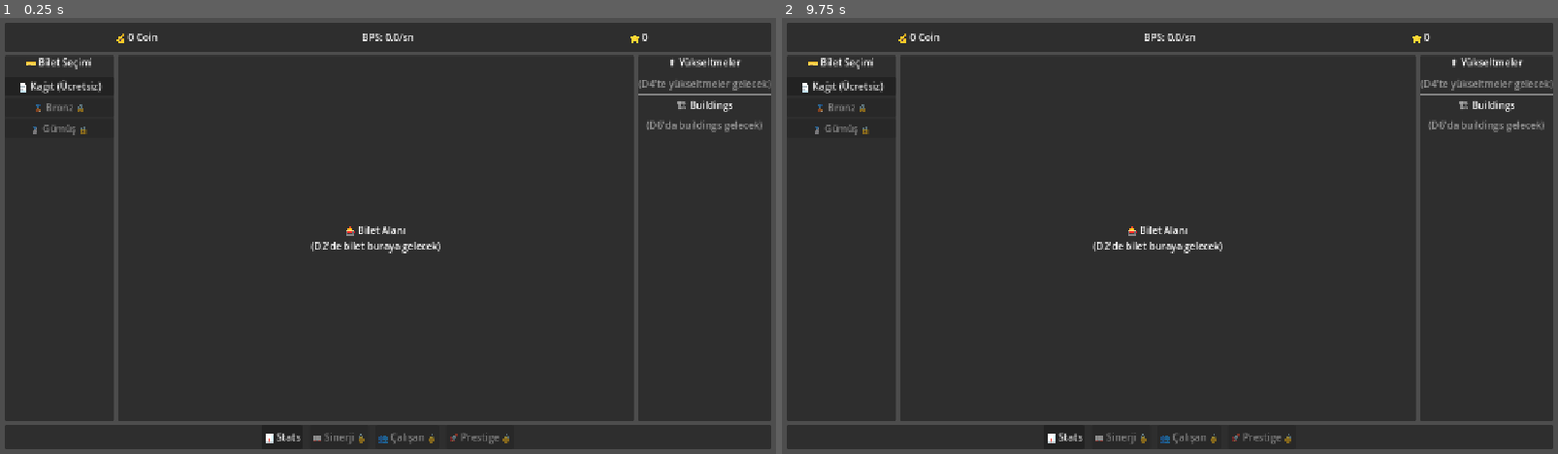
Above: before the commit, frames 1-2 (left to right).
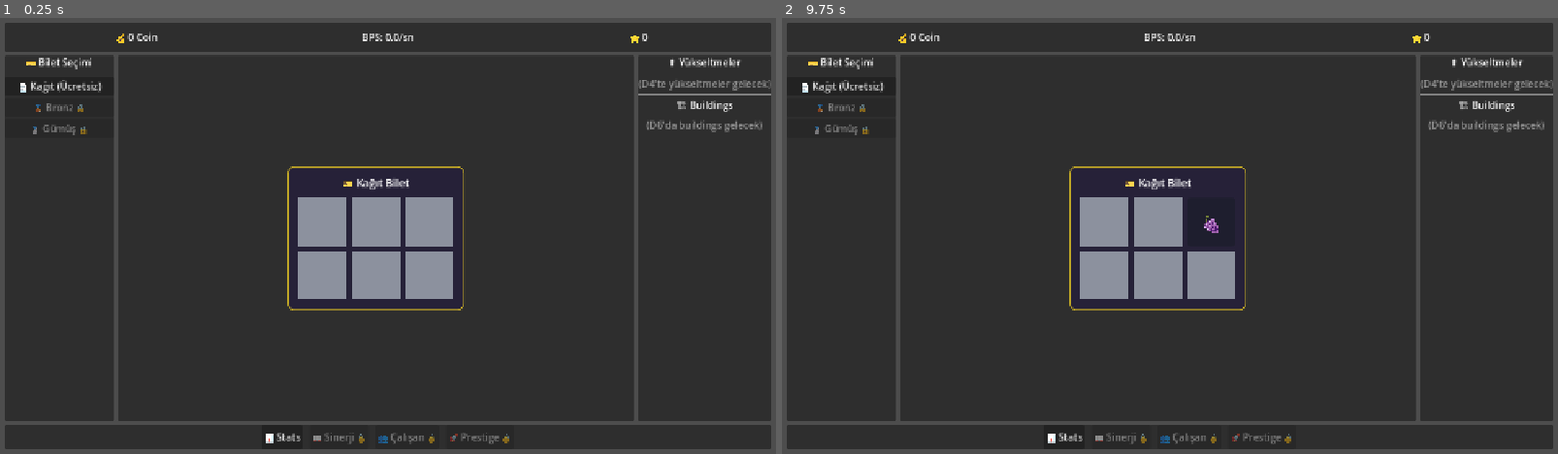
Above: after the commit, the same moments.

Repository: BYGGOLDENSTONE/scratch-and-rise
Game: Godot game, scene res://scenes/main/Main.tscn
The game is run twice, just before and just after one commit, with the same random seed, the same clock (stepped at 60 frames per second) and the same inputs.
Inputs (mouse positions are in pixels of both pictures, inside the frame that each line leads up to):
- Up to frame 1 (0.25 s): no input
- Up to frame 2 (9.75 s): click "📄 Kağıt (Ücretsiz)" at 0.5 s; click "📊 Stats" at 1.25 s; click "📄 Kağıt (Ücretsiz)" at 2 s; click "📊 Stats" at 2.75 s; click "📄 Kağıt (Ücretsiz)" at 3.5 s; click "📊 Stats" at 4.25 s; tap Enter at 5, 6.5, 8 s; move the mouse to (1340, 214) at 5.02 s; click (1340, 214) at 5.17 s; tap Space at 5.75, 7.25, 8.75 s; drag from (1014, 257) to (1131, 323) at 5.77 s; move the mouse to (1247, 140) at 6.52 s; click (1247, 140) at 6.67 s; drag from (1131, 323) to (937, 170) at 7.27 s; move the mouse to (1402, 301) at 8.02 s; click (1402, 301) at 8.17 s; drag from (937, 170) to (1053, 127) at 8.77 s; move the mouse to (1208, 236) at 9.52 s; click (1208, 236) at 9.67 s

The runs differ from the first frame. In frame 1, 4.7% of the frame differs, in the area x 37-60%, y 34-68%; in frame 2, 4.1%.

Commit message:
[D2] Bilet & kazıma mekaniği: tıkla/sürükle ile sembol açma
- TicketData: bilet türleri (kağıt/bronz/gümüş), sembol havuzları, statik veri
- ScratchArea component: tıklama + sürükleme ile kazıma, scratch/scratch_silent
- Ticket component: grid oluşturma, rastgele sembol atama, scratch_power desteği
- Bilet tamamlanınca 0.8sn bekle → yeni bilet otomatik oluşur
- Main.tscn: CenterPanel içine TicketContainer (CenterContainer) eklendi

Co-Authored-By: Claude Opus 4.6 <noreply@anthropic.com>

Diff:
--- a/scenes/main/Main.tscn
+++ b/scenes/main/Main.tscn
@@ -109,12 +109,11 @@
 layout_mode = 2
 size_flags_horizontal = 3
 
-[node name="CenterLabel" type="Label" parent="UILayer/UIRoot/VBox/ContentArea/CenterPanel"]
+[node name="TicketContainer" type="CenterContainer" parent="UILayer/UIRoot/VBox/ContentArea/CenterPanel"]
+unique_name_in_owner = true
 layout_mode = 2
-text = "🎰 Bilet Alanı
-(D2'de bilet buraya gelecek)"
-horizontal_alignment = 1
-vertical_alignment = 1
+size_flags_horizontal = 3
+size_flags_vertical = 3
 
 [node name="RightPanel" type="PanelContainer" parent="UILayer/UIRoot/VBox/ContentArea"]
 layout_mode = 2
--- /dev/null
+++ b/scenes/ticket/ScratchArea.tscn
@@ -0,0 +1,34 @@
+[gd_scene load_steps=3 format=3]
+
+[ext_resource type="Script" path="res://scripts/ticket/scratch_area.gd" id="1"]
+
+[sub_resource type="StyleBoxFlat" id="area_bg"]
+bg_color = Color(0.12, 0.12, 0.18, 1)
+corner_radius_top_left = 6
+corner_radius_top_right = 6
+corner_radius_bottom_right = 6
+corner_radius_bottom_left = 6
+
+[node name="ScratchArea" type="Panel"]
+script = ExtResource("1")
+custom_minimum_size = Vector2(80, 80)
+theme_override_styles/panel = SubResource("area_bg")
+
+[node name="SymbolLabel" type="Label" parent="."]
+layout_mode = 1
+anchors_preset = 15
+anchor_right = 1.0
+anchor_bottom = 1.0
+horizontal_alignment = 1
+vertical_alignment = 1
+visible = false
+mouse_filter = 2
+theme_override_font_sizes/font_size = 32
+
+[node name="Cover" type="ColorRect" parent="."]
+layout_mode = 1
+anchors_preset = 15
+anchor_right = 1.0
+anchor_bottom = 1.0
+mouse_filter = 2
+color = Color(0.55, 0.57, 0.62, 1)
--- /dev/null
+++ b/scenes/ticket/Ticket.tscn
@@ -0,0 +1,42 @@
+[gd_scene load_steps=3 format=3]
+
+[ext_resource type="Script" path="res://scripts/ticket/ticket.gd" id="1"]
+
+[sub_resource type="StyleBoxFlat" id="ticket_bg"]
+bg_color = Color(0.15, 0.13, 0.22, 1)
+border_width_left = 2
+border_width_top = 2
+border_width_right = 2
+border_width_bottom = 2
+border_color = Color(0.75, 0.65, 0.15, 1)
+corner_radius_top_left = 10
+corner_radius_top_right = 10
+corner_radius_bottom_right = 10
+corner_radius_bottom_left = 10
+
+[node name="Ticket" type="PanelContainer"]
+script = ExtResource("1")
+theme_override_styles/panel = SubResource("ticket_bg")
+
+[node name="Margin" type="MarginContainer" parent="."]
+layout_mode = 2
+theme_override_constants/margin_left = 16
+theme_override_constants/margin_top = 12
+theme_override_constants/margin_right = 16
+theme_override_constants/margin_bottom = 16
+
+[node name="VBox" type="VBoxContainer" parent="Margin"]
+layout_mode = 2
+theme_override_constants/separation = 12
+
+[node name="TitleLabel" type="Label" parent="Margin/VBox"]
+layout_mode = 2
+text = "🎫 Kağıt Bilet"
+horizontal_alignment = 1
+theme_override_font_sizes/font_size = 18
+
+[node name="Grid" type="GridContainer" parent="Margin/VBox"]
+layout_mode = 2
+columns = 3
+theme_override_constants/h_separation = 8
+theme_override_constants/v_separation = 8
--- a/scripts/main.gd
+++ b/scripts/main.gd
@@ -1,10 +1,14 @@
 extends Node2D
 
-## Ana sahne script'i. UI güncellemelerini GameState sinyalleriyle yapar.
+## Ana sahne: bilet oluşturma, UI güncelleme, oyun döngüsü koordinasyonu.
+
+var _ticket_scene := preload("res://scenes/ticket/Ticket.tscn")
+var _current_ticket: PanelContainer
 
 @onready var coin_label: Label = %CoinLabel
 @onready var bps_label: Label = %BPSLabel
 @onready var stars_label: Label = %StarsLabel
+@onready var ticket_container: CenterContainer = %TicketContainer
 
 
 func _ready() -> void:
@@ -12,8 +16,30 @@
 	GameState.bps_changed.connect(_on_bps_changed)
 	SaveManager.load_game()
 	_update_all_ui()
+	_spawn_new_ticket()
 	print("[Main] Ready")
 
+
+func _spawn_new_ticket() -> void:
+	if _current_ticket:
+		_current_ticket.queue_free()
+		_current_ticket = null
+
+	_current_ticket = _ticket_scene.instantiate()
+	ticket_container.add_child(_current_ticket)
+	_current_ticket.setup(GameState.current_ticket_type)
+	_current_ticket.ticket_completed.connect(_on_ticket_completed)
+
+
+func _on_ticket_completed(symbols: Array) -> void:
+	# D3'te eşleşme kontrolü eklenecek
+	# Şimdilik: kısa bekleme + yeni bilet
+	print("[Main] Ticket done — symbols: ", symbols)
+	await get_tree().create_timer(0.8).timeout
+	_spawn_new_ticket()
+
+
+# --- UI ---
 
 func _update_all_ui() -> void:
 	_on_coins_changed(GameState.coins)
--- /dev/null
+++ b/scripts/systems/ticket_data.gd
@@ -0,0 +1,65 @@
+class_name TicketData
+
+## Bilet türleri ve sembol verileri.
+## Statik erişim: TicketData.get_ticket("paper")
+
+const SYMBOLS := {
+	"cherry": "🍒",
+	"lemon": "🍋",
+	"grape": "🍇",
+	"star": "⭐",
+	"moon": "🌙",
+	"diamond": "💎",
+	"heart": "❤️",
+	"seven": "7️⃣",
+	"crown": "👑",
+	"phoenix": "🔥",
+	"dragon": "🐉",
+	"rainbow": "🌈",
+	"lightning": "⚡",
+	"cosmos": "🌌",
+	"infinity": "♾️",
+}
+
+const TICKETS := {
+	"paper": {
+		"name": "Kağıt",
+		"cost": 0,
+		"cols": 3,
+		"rows": 2,
+		"symbols": ["cherry", "lemon", "grape"],
+		"base_reward": 5,
+		"unlock_at": 0,
+	},
+	"bronze": {
+		"name": "Bronz",
+		"cost": 10,
+		"cols": 4,
+		"rows": 2,
+		"symbols": ["cherry", "lemon", "grape", "star", "moon"],
+		"base_reward": 25,
+		"unlock_at": 500,
+	},
+	"silver": {
+		"name": "Gümüş",
+		"cost": 50,
+		"cols": 3,
+		"rows": 3,
+		"symbols": ["cherry", "lemon", "grape", "star", "moon", "diamond", "heart"],
+		"base_reward": 100,
+		"unlock_at": 5000,
+	},
+}
+
+
+static func get_ticket(type: String) -> Dictionary:
+	return TICKETS.get(type, TICKETS["paper"])
+
+
+static func get_symbol_emoji(symbol_id: String) -> String:
+	return SYMBOLS.get(symbol_id, "?")
+
+
+static func get_area_count(type: String) -> int:
+	var t := get_ticket(type)
+	return t["cols"] * t["rows"]
--- /dev/null
+++ b/scripts/ticket/scratch_area.gd
@@ -0,0 +1,48 @@
+extends Panel
+
+## Tek bir kazıma alanı. Tıkla veya sürükle → sembol açılır.
+
+signal area_scratched(area_index: int, symbol: String)
+
+var symbol: String = ""
+var area_index: int = 0
+var is_scratched: bool = false
+
+@onready var _symbol_label: Label = $SymbolLabel
+@onready var _cover: ColorRect = $Cover
+
+
+func setup(index: int, symbol_id: String, emoji: String) -> void:
+	area_index = index
+	symbol = symbol_id
+	_symbol_label.text = emoji
+
+
+func _gui_input(event: InputEvent) -> void:
+	if is_scratched:
+		return
+	if event is InputEventMouseButton:
+		if event.pressed and event.button_index == MOUSE_BUTTON_LEFT:
+			scratch()
+	elif event is InputEventMouseMotion:
+		if Input.is_mouse_button_pressed(MOUSE_BUTTON_LEFT):
+			scratch()
+
+
+## Normal kazıma — sinyal gönderir
+func scratch() -> void:
+	if is_scratched:
+		return
+	is_scratched = true
+	_cover.visible = false
+	_symbol_label.visible = true
+	area_scratched.emit(area_index, symbol)
+
+
+## Sessiz kazıma — scratch_power ek alanları için (sinyal yok)
+func scratch_silent() -> void:
+	if is_scratched:
+		return
+	is_scratched = true
+	_cover.visible = false
+	_symbol_label.visible = true
--- /dev/null
+++ b/scripts/ticket/ticket.gd
@@ -0,0 +1,74 @@
+extends PanelContainer
+
+## Bir bilet: grid içinde kazıma alanları, sembol ataması, tamamlanma kontrolü.
+
+const TD = preload("res://scripts/systems/ticket_data.gd")
+
+signal ticket_completed(symbols: Array)
+signal area_revealed(area_index: int, symbol: String)
+
+var ticket_type: String = "paper"
+var _symbols: Array[String] = []
+var _scratched_count: int = 0
+var _total_areas: int = 0
+var _scratch_area_scene := preload("res://scenes/ticket/ScratchArea.tscn")
+
+@onready var _title_label: Label = $Margin/VBox/TitleLabel
+@onready var _grid: GridContainer = $Margin/VBox/Grid
+
+
+func setup(type: String) -> void:
+	ticket_type = type
+	var data := TD.get_ticket(type)
+
+	_title_label.text = "🎫 %s Bilet" % data["name"]
+	_grid.columns = data["cols"]
+	_total_areas = data["cols"] * data["rows"]
+	_scratched_count = 0
+
+	# Sembolleri rastgele ata
+	_symbols.clear()
+	var available: Array = data["symbols"]
+	for i in _total_areas:
+		_symbols.append(available[randi() % available.size()])
+
+	# Eski alanları temizle
+	for child in _grid.get_children():
+		child.queue_free()
+
+	# Yeni alanları oluştur
+	for i in _total_areas:
+		var area := _scratch_area_scene.instantiate()
+		_grid.add_child(area)
+		area.setup(i, _symbols[i], TD.get_symbol_emoji(_symbols[i]))
+		area.area_scratched.connect(_on_area_scratched)
+
+
+func _on_area_scratched(area_index: int, symbol: String) -> void:
+	_scratched_count += 1
+	area_revealed.emit(area_index, symbol)
+
+	# Scratch power: ek alanları otomatik kazı
+	var extra := GameState.scratch_power - 1
+	if extra > 0:
+		_auto_scratch(extra)
+
+	_check_completion()
+
+
+func _auto_scratch(count: int) -> void:
+	var unscratched: Array[Node] = []
+	for area in _grid.get_children():
+		if not area.is_scratched:
+			unscratched.append(area)
+	unscratched.shuffle()
+	for i in mini(count, unscratched.size()):
+		unscratched[i].scratch_silent()
+		_scratched_count += 1
+
+
+func _check_completion() -> void:
+	if _scratched_count >= _total_areas:
+		GameState.total_tickets_scratched += 1
+		ticket_completed.emit(_symbols.duplicate())
+		print("[Ticket] Completed! Symbols: ", _symbols)
Not shown, added: scripts/systems/ticket_data.gd.uid
Not shown, added: scripts/ticket/scratch_area.gd.uid
Not shown, added: scripts/ticket/ticket.gd.uid
